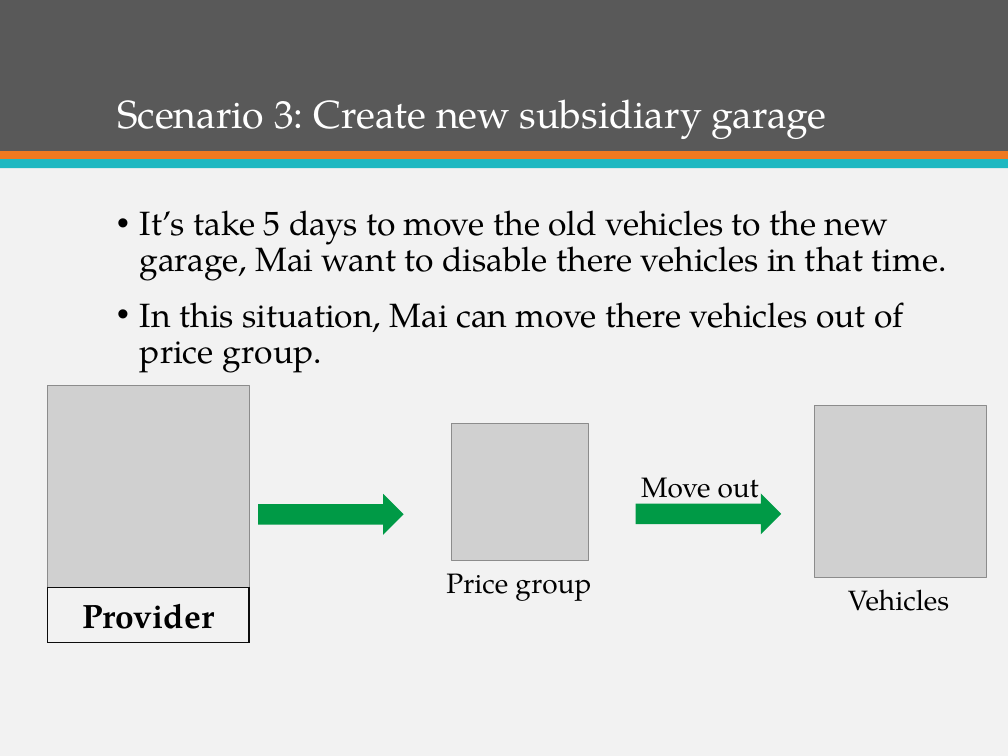
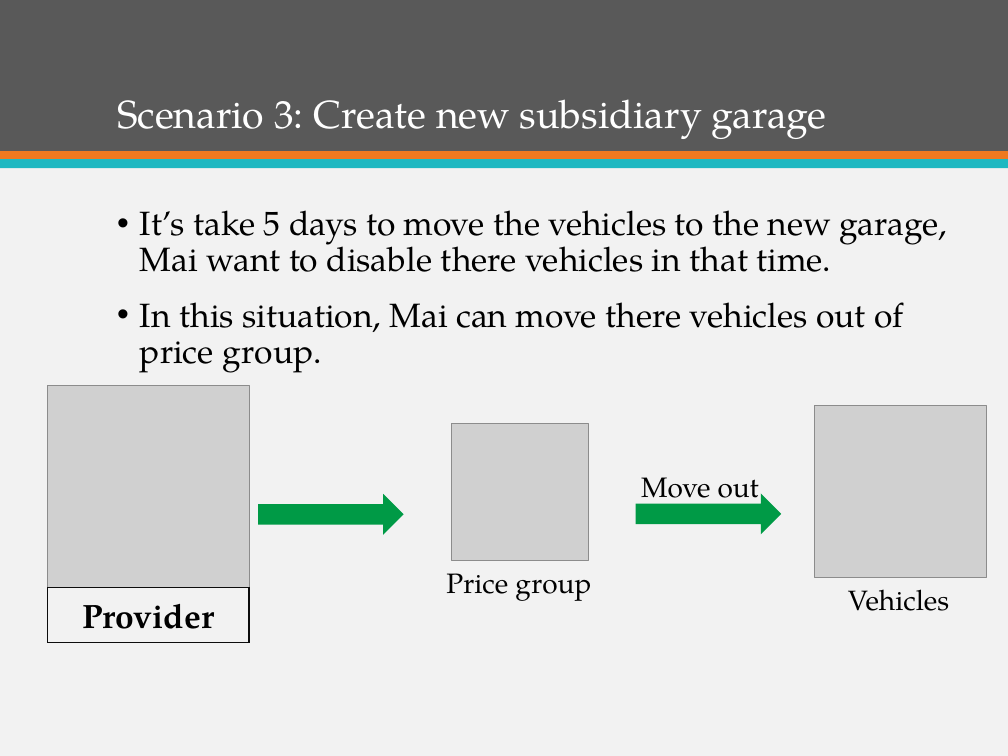
Before and after one commit to firzgard/CarRentalPortal, a slide deck: slide 48 of slide/CAR RENTAL PORTAL-Official.pptx (slide 49 before the commit). Drawn at 1008x756 pixels with LibreOffice and Linux fonts; fonts in the diff are those of the drawing; grey boxes stand for pictures. Boxes give left, top, right and bottom in pixels: in the first picture for what was removed or moved away, otherwise in the second. Text is boxed around its words. In the diff, an @@ line names an element or a change of style, - is before the commit and + after.

Commit message:
update slide

```diff
--- a/slide/CAR RENTAL PORTAL-Official.pptx
+++ b/slide/CAR RENTAL PORTAL-Official.pptx
@@ text at <box>140,210,946,272</box>: text changed @@
-• It’s take 5 days to move the old vehicles to the new garage, Mai want to disable there vehicles in that time.
+• It’s take 5 days to move the vehicles to the new garage, Mai want to disable there vehicles in that time.
```
Also in this commit, not shown: 3 other slides changed, 1 slide removed.
